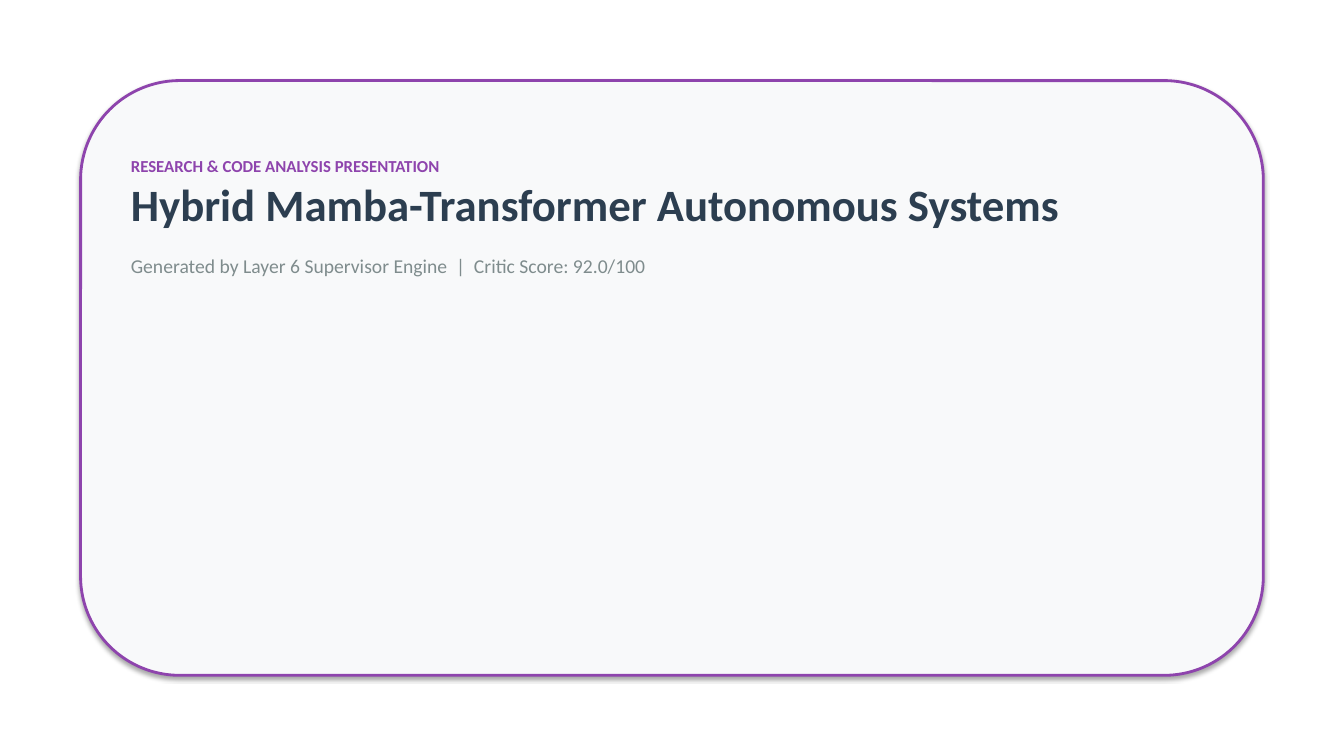
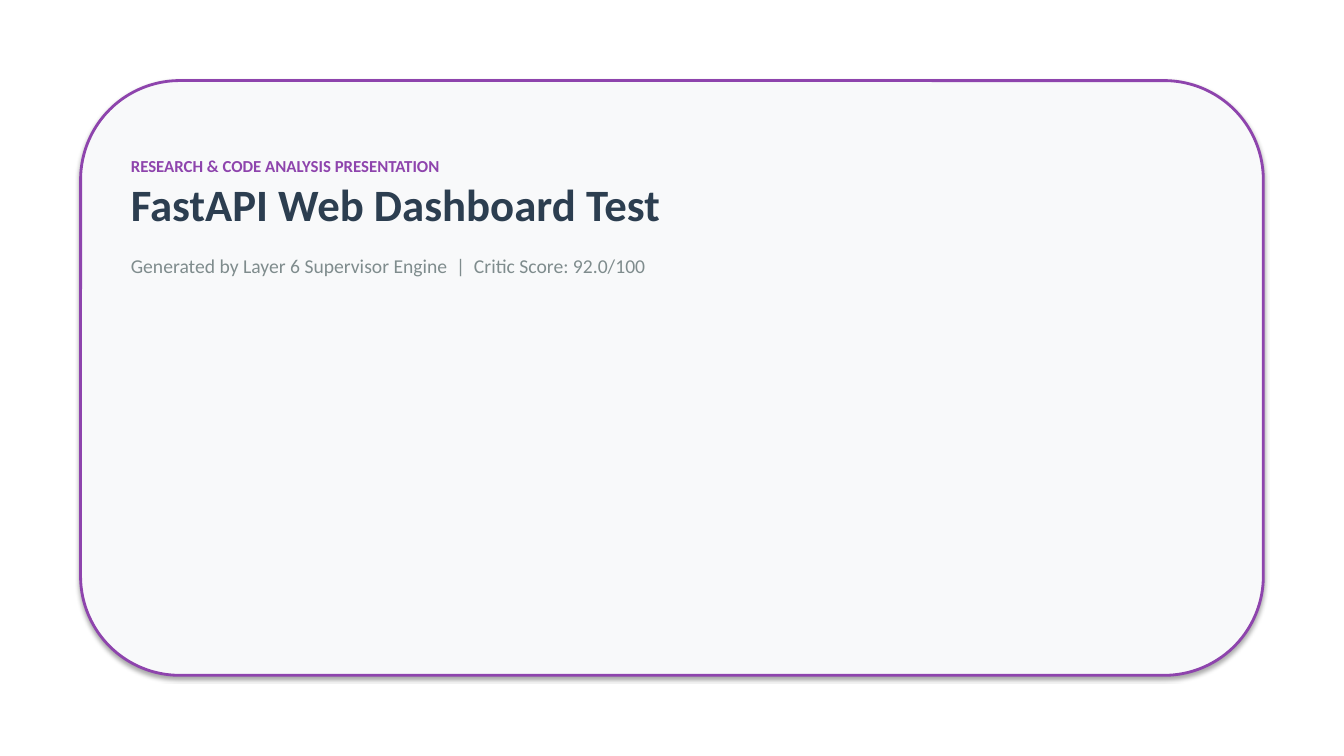
Before and after one commit to rahulkumar-andc/resercher-campanion, a slide deck: slide 1 of output/Presentation.pptx. Drawn at 1344x756 pixels with LibreOffice and Linux fonts; fonts in the diff are those of the drawing. Boxes give left, top, right and bottom in pixels: in the first picture for what was removed or moved away, otherwise in the second. Text is boxed around its words. In the diff, an @@ line names an element or a change of style, - is before the commit and + after.

Commit message:
feat: Add Layer 0 Sandbox Profiler, SQLite Database Engine, and Layer 7 Real-Time Web Dashboard

```diff
--- a/output/Presentation.pptx
+++ b/output/Presentation.pptx
@@ text at [131,189,660,222]: text changed @@
-Hybrid Mamba-Transformer Autonomous Systems
+FastAPI Web Dashboard Test
```
Also in this commit, not shown: 1 slide added, 1 slide removed, 12 other files.
